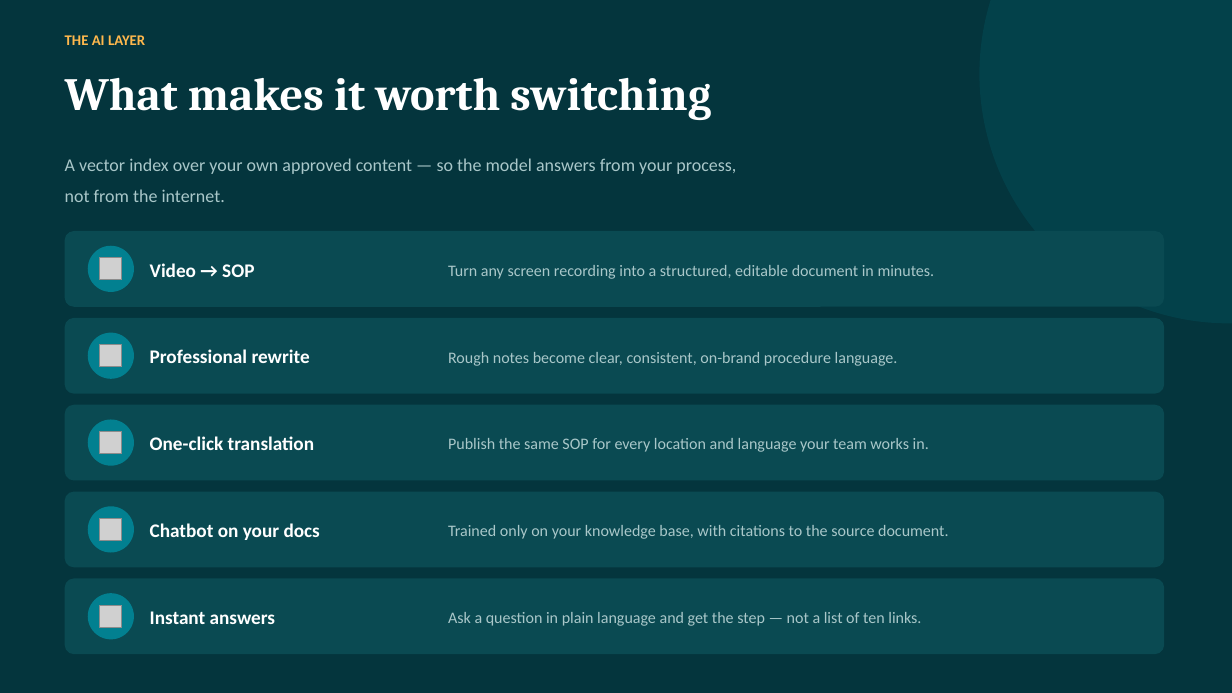
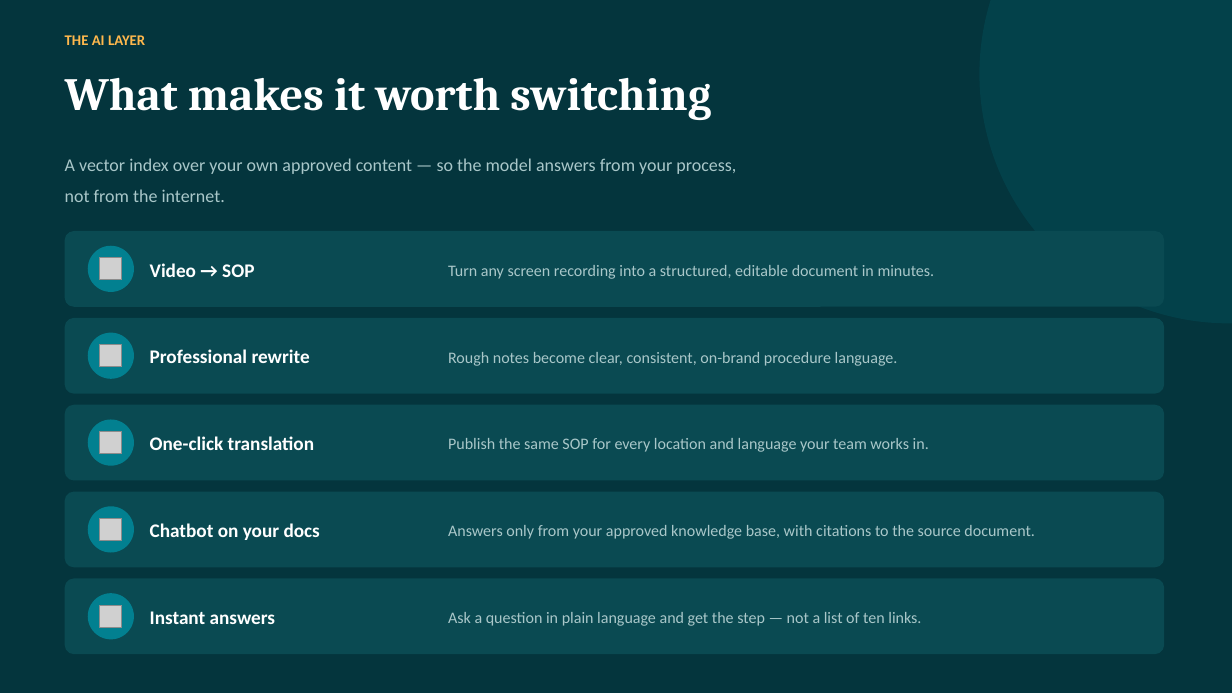
Before and after one commit to padmanabhan11/FlowZapp, a slide deck: slide 6 of Documentation/FlowZapp-Product-Concept.pptx. Drawn at 1232x693 pixels with LibreOffice and Linux fonts; fonts in the diff are those of the drawing; grey boxes stand for pictures. Boxes give left, top, right and bottom in pixels: in the first picture for what was removed or moved away, otherwise in the second. Text is boxed around its words. In the diff, an @@ line names an element or a change of style, - is before the commit and + after.

```diff
--- a/Documentation/FlowZapp-Product-Concept.pptx
+++ b/Documentation/FlowZapp-Product-Concept.pptx
@@ text at [448,525,1034,539]: text changed @@
-Trained only on your knowledge base, with citations to the source document.
+Answers only from your approved knowledge base, with citations to the source document.
```
Also in this commit, not shown: 3 other slides changed, 4 other files.
